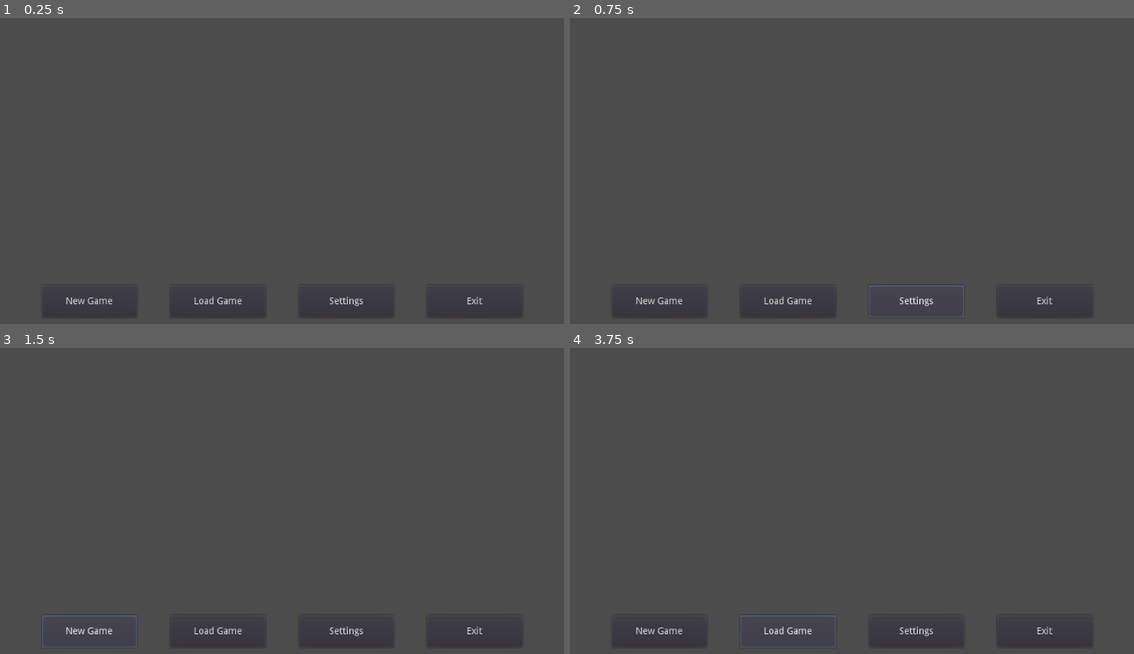
Above: before the commit, frames 1-4 (two rows, left to right).
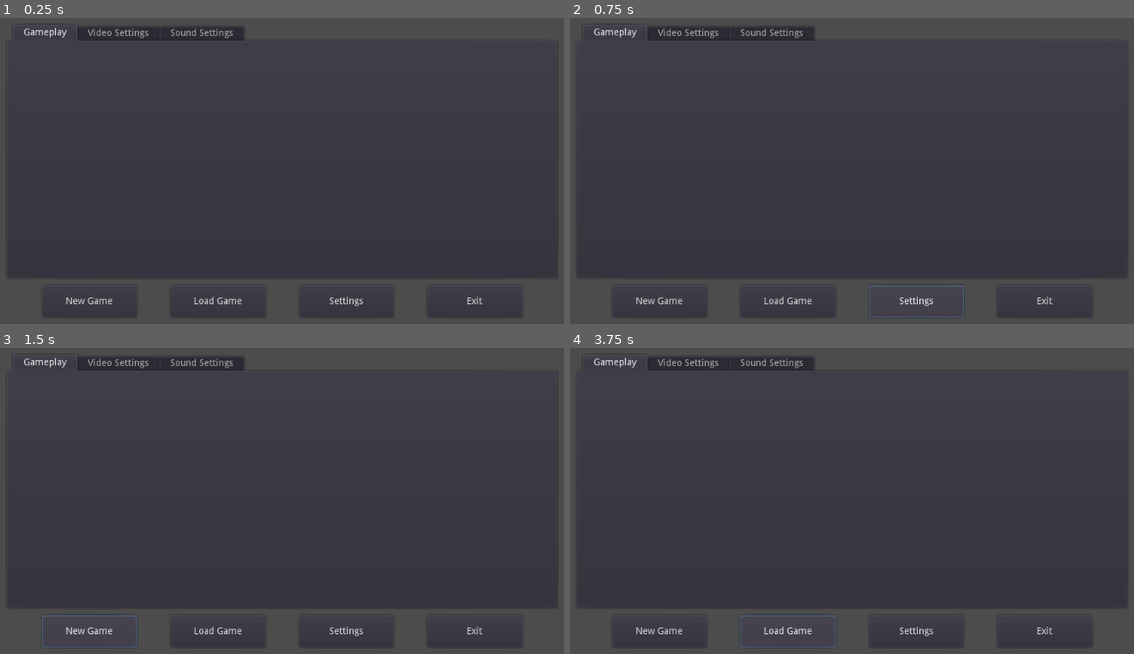
Above: after the commit, the same moments.

Repository: ASDelmagad/pixelated_stellaris
Game: Godot game, scene res://scenes/MainMenu.tscn
The game is run twice, just before and just after one commit, with the same random seed, the same clock (stepped at 60 frames per second) and the same inputs.
Inputs:
- Up to frame 1 (0.25 s): no input
- Up to frame 2 (0.75 s): click "Settings" at 0.5 s
- Up to frame 3 (1.5 s): click "New Game" at 1.25 s
- Up to frame 4 (3.75 s): click "New Game" at 2 s; click "New Game" at 2.75 s; click "Load Game" at 3.5 s

The runs differ from the first frame. In frame 1, 1.4% of the frame differs, in the area x 4-95%, y 2-85%; in frame 2, 1.4%; in frame 3, 1.4%; in frame 4, 1.4%.

Commit message:
Menu update

Diff:
--- a/scenes/MainMenu.tscn
+++ b/scenes/MainMenu.tscn
@@ -1,8 +1,12 @@
-[gd_scene format=2]
+[gd_scene load_steps=3 format=2]
+
+[ext_resource path="res://scenes/SettingsMenu.tscn" type="PackedScene" id=1]
+[ext_resource path="res://scenes/MainMenu/MainMenu.gd" type="Script" id=2]
 
 [node name="MainMenu" type="Control"]
 anchor_right = 1.0
 anchor_bottom = 1.0
+script = ExtResource( 2 )
 __meta__ = {
 "_edit_use_anchors_": false
 }
@@ -47,3 +51,11 @@
 size_flags_horizontal = 3
 size_flags_vertical = 3
 text = "Exit"
+
+[node name="SettingsMenu" parent="." instance=ExtResource( 1 )]
+anchor_left = 0.1
+anchor_top = 0.1
+anchor_right = 0.9
+anchor_bottom = 0.73
+
+[connection signal="pressed" from="HBoxContainer/BtnSettings" to="." method="_on_BtnSettings_pressed"]
--- /dev/null
+++ b/scenes/MainMenu/MainMenu.gd
@@ -0,0 +1,20 @@
+extends Control
+
+
+# Declare member variables here. Examples:
+# var a = 2
+# var b = "text"
+
+
+# Called when the node enters the scene tree for the first time.
+func _ready():
+	pass # Replace with function body.
+
+
+# Called every frame. 'delta' is the elapsed time since the previous frame.
+#func _process(delta):
+#	pass
+
+
+func _on_BtnSettings_pressed():
+	$SettingsMenu.visible = true; # Replace with function body.
--- a/scenes/SettingsMenu.tscn
+++ b/scenes/SettingsMenu.tscn
@@ -1,6 +1,6 @@
 [gd_scene format=2]
 
-[node name="Control" type="Control"]
+[node name="SettingsMenu" type="Control"]
 anchor_right = 1.0
 anchor_bottom = 1.0
 __meta__ = {
@@ -16,7 +16,6 @@
 }
 
 [node name="Gameplay" type="Tabs" parent="TabContainer"]
-visible = false
 anchor_right = 1.0
 anchor_bottom = 1.0
 margin_left = 4.0
@@ -25,6 +24,7 @@
 margin_bottom = -4.0
 
 [node name="Video Settings" type="Tabs" parent="TabContainer"]
+visible = false
 anchor_right = 1.0
 anchor_bottom = 1.0
 margin_left = 4.0
Not shown, changed: pixel_stellaris.pck
